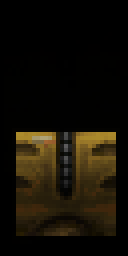
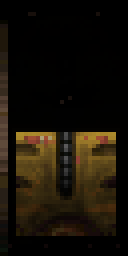
Layer changes from the first 128 × 256 image to the second:
"edge": blend erase → normal, moved it out of group "shard", painted on it over [0, 20, 8, 256]
added layer "paint #1" in group "Layer Group" over [8, 12, 120, 248]
added layer "paint" (overlay) in group "Layer Group" over [0, 12, 120, 256]
added group "Layer Group #1" (overlay, 29%) with 4 layers in group "Layer Group" over [0, 12, 120, 256]
added group "back edge copy" (overlay) with 2 layers in group "Layer Group #1" over [0, 12, 120, 256]
added layer "erase #2" (erase) in group "back edge copy" over [0, 12, 120, 256]
added layer "base #2" in group "back edge copy" over [0, 12, 120, 256]
added group "back edge" (overlay) with 2 layers in group "Layer Group" over [0, 12, 120, 256]
added layer "erase #1" (erase) in group "back edge" over [0, 12, 120, 256]
added layer "base #1" in group "back edge" over [0, 12, 120, 256]
added group "back bump" (overlay) with 2 layers in group "Layer Group" over [0, 12, 120, 256]
added layer "erase" (erase) in group "back bump" over [0, 12, 120, 256]
added layer "base" in group "back bump" over [0, 12, 120, 256]
added group "bak" with 1 layers in group "shard" over [4, 12, 120, 256]
painted on "grad" over [32, 12, 36, 16]
painted on "paint on top" over [60, 96, 72, 104]
added group "bak old shards" with 27 layers over [0, 12, 120, 256]
